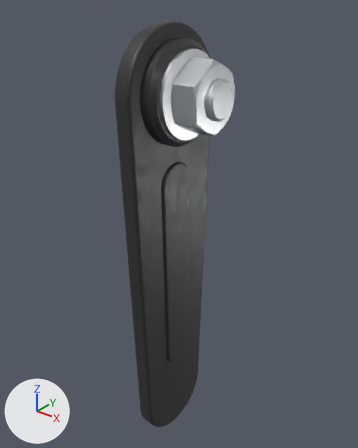
The glTF model site/public/models/wiper-linkage/crank.glb as it was, and as the next commit left it.
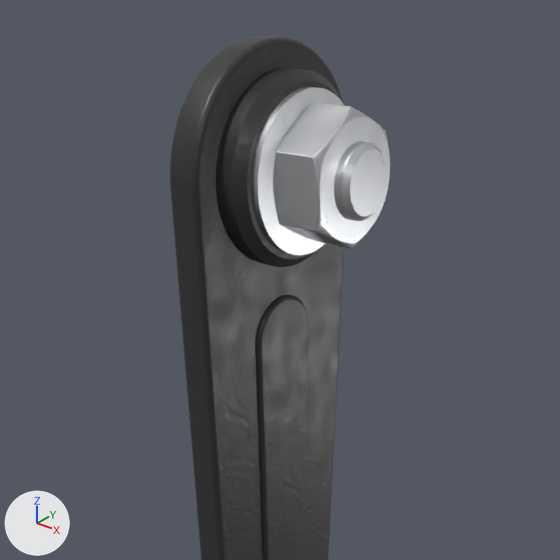
Each version appears first whole from a 50 mm lens placed at (0.0654, -0.0792, 0.06), pointed at (0.0008, 0.0016, 0.0099), and next in a close-up on the part from 6% to 92% of the width and 0% to 68% of the height. Every picture has the same lights, and +X, +Y and +Z are marked at lower left. The last two pictures show the newer version. Where no turn or scale is listed for an object, it has been applied to the vertices. Vertices at exactly the same position are counted once.

The scene before the commit, as lines of its bpy script (objects in view):
```python
me_mesh_0 = bpy.data.meshes.new('Mesh_0')
me_mesh_0.from_pydata(...)  # 2105 vertices, 4188 faces; spans x 0.0..2489.0, y -4253.0..0.0, z 0.0..16383.0
# faces by material slot: [2240, 1948]
me_mesh_0.materials.append(mat_paint)
me_mesh_0.materials.append(mat_steel_zinc)
ob_mesh_0 = bpy.data.objects.new('Mesh_0', me_mesh_0)
ob_mesh_0.parent = ob_crank
ob_mesh_0.location = (-0.003, 0.0135, -0.0505)
ob_mesh_0.scale = (0.0, 0.0, 0.0)
```
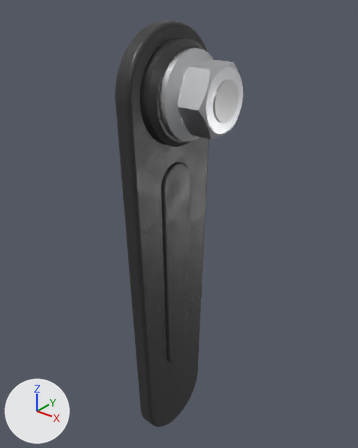
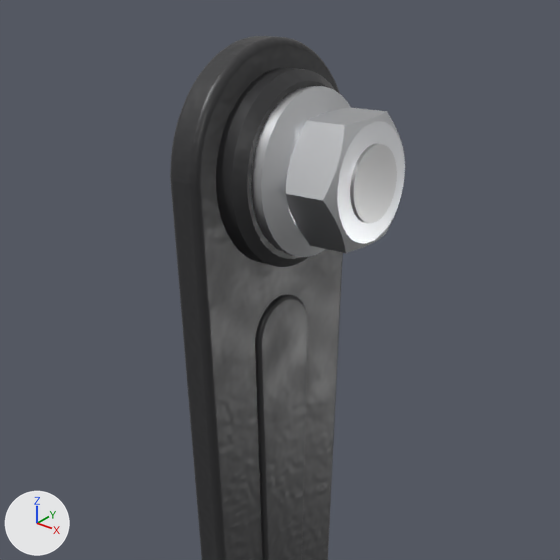
Where the change shows, as pixel boxes (x1, y1, x2, y2) in the close-ups (560 x 560 px):
```json
{"object": "Mesh_0", "change": "reshaped, rescaled", "before": [170, 36, 390, 560], "after": [170, 36, 343, 560]}
{"object": "Mesh_1", "change": "added", "after": [251, 86, 405, 257], "faces in mat_steel_zinc_plain (light grey #dfe1e3)": [251, 86, 405, 257], "faces in mat_steel_bare_plain (light grey #cecece)": [350, 144, 397, 223]}
{"part": 1, "of": "me_mesh_0", "change": "deleted", "before": [273, 103, 390, 249]}
{"part": 2, "of": "me_mesh_0", "change": "deleted", "before": [334, 141, 387, 221]}
{"part": 3, "of": "me_mesh_0", "change": "cut back", "before": [170, 70, 344, 489], "after": [170, 70, 343, 489]}
```

Edits to the scene script, one JSON object a line:
```json
{"op": "add", "block": "mat_steel_zinc_plain", "code": ["mat_steel_zinc_plain = principled_material('steel_zinc_plain')", "mat_steel_zinc_plain.base_color = (0.74, 0.75, 0.77)  # light grey #dfe1e3", "mat_steel_zinc_plain.metallic = 1.0", "mat_steel_zinc_plain.roughness = 0.34"]}
{"op": "add", "block": "mat_steel_bare_plain", "code": ["mat_steel_bare_plain = principled_material('steel_bare_plain')", "mat_steel_bare_plain.base_color = (0.62, 0.62, 0.62)  # light grey #cecece", "mat_steel_bare_plain.metallic = 1.0", "mat_steel_bare_plain.roughness = 0.3"]}
{"block": "me_mesh_0", "where": "# used by ob_mesh_0; parent = ob_crank; location = (-0.003, 0.0135, -0.0505); scale = (0.0, 0.0, 0.0)"}
{"op": "remove", "block": "me_mesh_0", "code": "me_mesh_0.from_pydata(...)  # 2105 vertices, 4188 faces; spans x 0.0..2489.0, y -4253.0..0.0, z 0.0..16383.0"}
{"op": "add", "block": "me_mesh_0", "code": "me_mesh_0.from_pydata(...)  # 3164 vertices, 6320 faces; spans x 0.0..287.0, y -1062.0..0.0, z 0.0..4095.0"}
{"block": "me_mesh_0", "change": "me_mesh_0 part 1: the loose piece of 460 vertices spanning x 1291.0..2237.0, y -3188.0..-1068.0, z 13080.0..15435.0 is deleted"}
{"block": "me_mesh_0", "change": "me_mesh_0 part 2: the loose piece of 302 vertices spanning x 2237.0..2489.0, y -2757.0..-1497.0, z 13626.0..14886.0 is deleted"}
{"block": "me_mesh_0", "change": "me_mesh_0 part 3: 528 vertices removed from x 0.0..630.0, y -4253.0..0.0, z 0.0..16383.0; 3164 vertices added at x 0.0..287.0, y -1062.0..0.0, z 0.0..4095.0"}
{"block": "me_mesh_0", "change": "other edits to the shape of me_mesh_0 do not show in these pictures"}
{"op": "remove", "block": "me_mesh_0", "code": "me_mesh_0.materials.append(mat_steel_zinc)"}
{"op": "add", "block": "me_mesh_1", "code": ["me_mesh_1 = bpy.data.meshes.new('Mesh_1')", "me_mesh_1.from_pydata(...)  # 563 vertices, 1122 faces; spans x 0.0073..0.0166, y -0.0224..-0.0045, z 0.0815..0.0995", "# faces by material slot: [958, 164]", "me_mesh_1.materials.append(mat_steel_zinc_plain)  # light grey #dfe1e3", "me_mesh_1.materials.append(mat_steel_bare_plain)  # light grey #cecece"]}
{"op": "set", "path": "ob_mesh_0.scale", "old": "(0.0, 0.0, 0.0)", "new": "(0.0000254, 0.0000254, 0.0000254)"}
{"op": "add", "block": "ob_mesh_1", "code": ["ob_mesh_1 = bpy.data.objects.new('Mesh_1', me_mesh_1)", "ob_mesh_1.location = (-0.003, 0.0135, -0.0505)"]}
```
